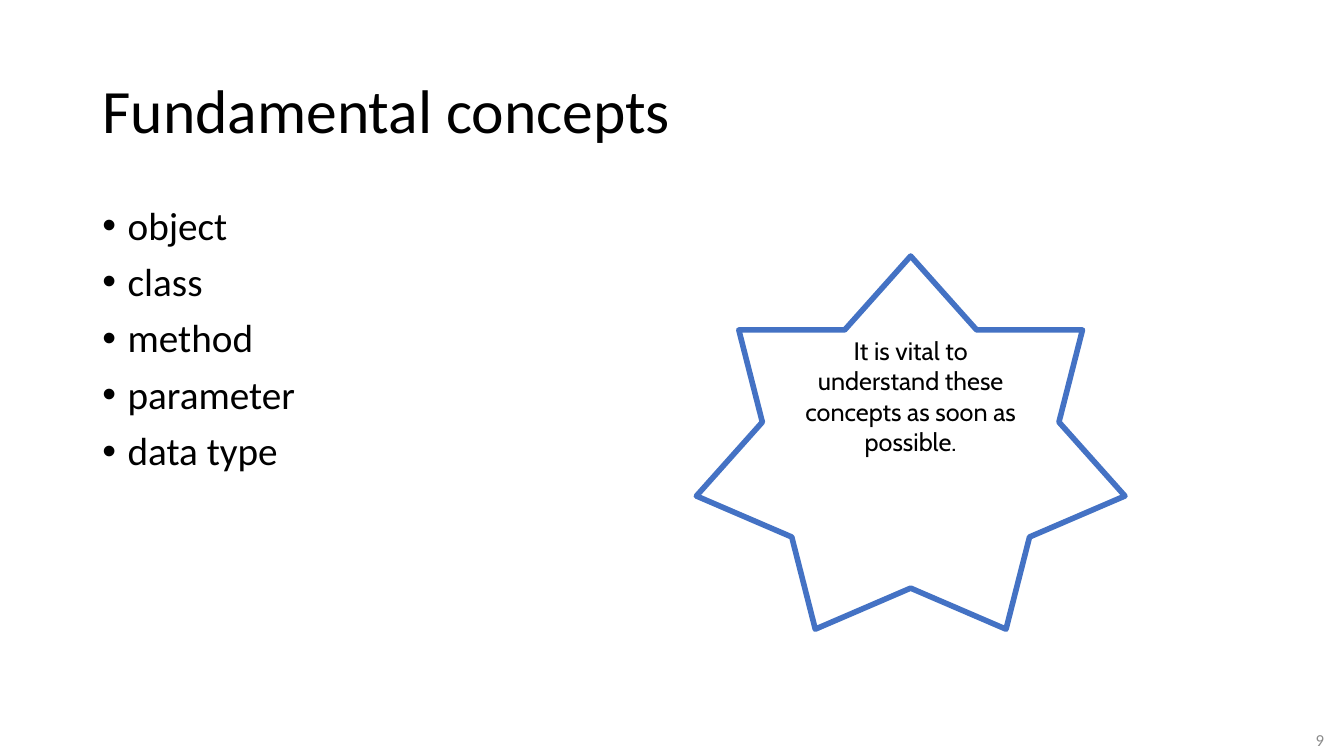
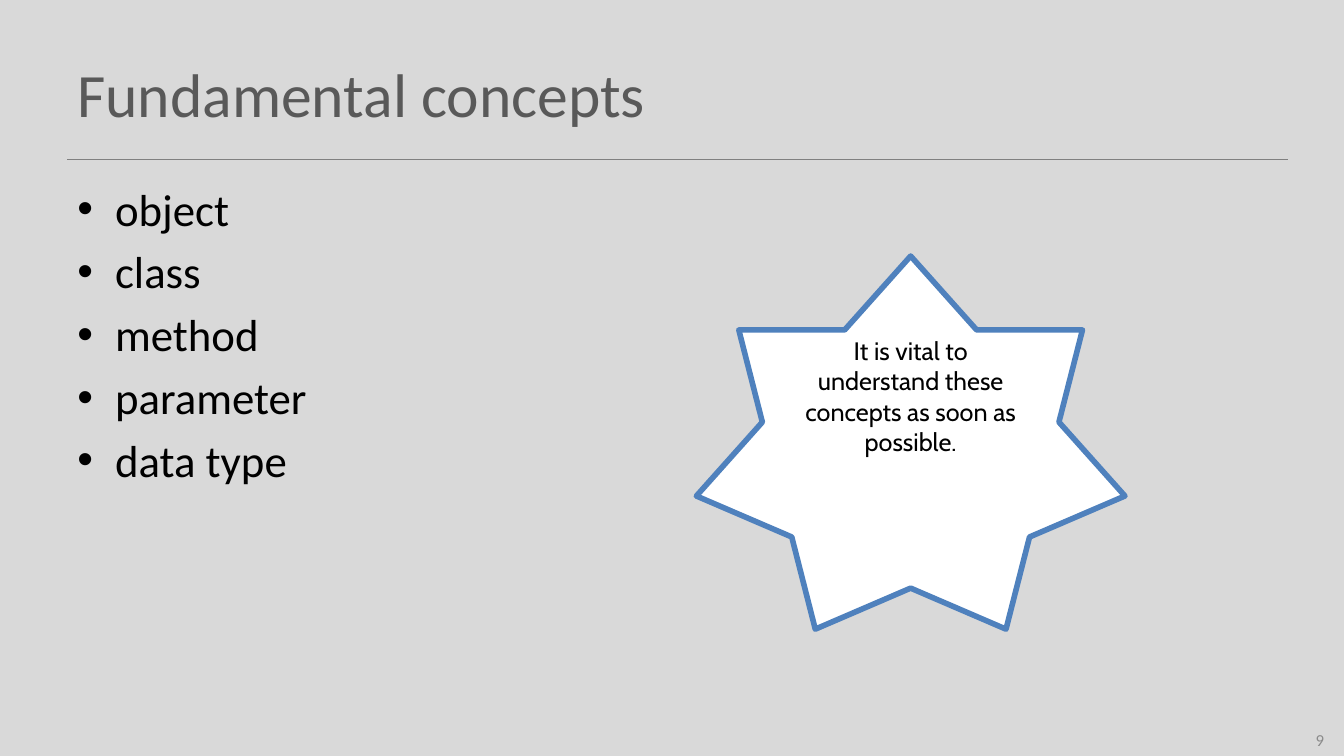
Before and after one commit to Programming-Fundamentals-SETU/prog-fund-1-sept-25, a slide deck: slide 9 of topic01-objects-and-classes/unit-1/talk-2-classes/classes.pptx. Drawn at 1344x756 pixels with LibreOffice and Linux fonts; fonts in the diff are those of the drawing. Boxes give left, top, right and bottom in pixels: in the first picture for what was removed or moved away, otherwise in the second. Text is boxed around its words. In the diff, an @@ line names an element or a change of style, - is before the commit and + after.

```diff
--- a/topic01-objects-and-classes/unit-1/talk-2-classes/classes.pptx
+++ b/topic01-objects-and-classes/unit-1/talk-2-classes/classes.pptx
@@ background #FFFFFF to #D9D9D9 @@
@@ title "Fundamental concepts": place and size @@
-title "Fundamental concepts" at bbox=[102, 90, 670, 143]
+title "Fundamental concepts" at bbox=[77, 74, 645, 127]
@@ title "Fundamental concepts" at bbox=[77, 74, 645, 127]: text colour #000000 to #595959; line spacing 0.9 to 1 @@
@@ text "object": place and size @@
-text "object" at bbox=[128, 212, 295, 472]
+text "object" at bbox=[115, 195, 306, 485]
@@ text "object" at bbox=[115, 195, 306, 485]: size 28 to 32 pt; indent changed; line spacing 0.9 to 1; less space between paragraphs @@
@@ line added from (68, 159) to (1289, 159), #808080 1 pt @@
@@ star at bbox=[697, 256, 1125, 629]: outline #4472C4 4 pt to #4F81BD 4 pt @@
```
Also in this commit, not shown: 19 other slides changed, 13 other files.
